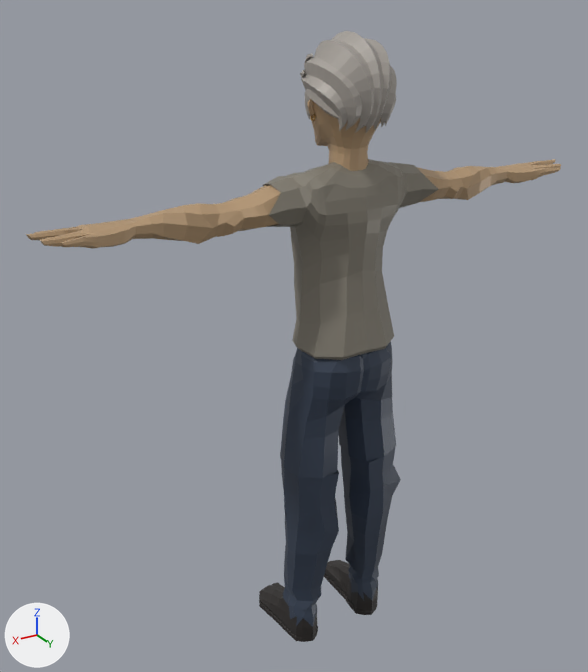
The glTF model public/cpx/models/candidates/cand2_quaternius_man_old_160.glb, before and after one commit.
One viewpoint serves both versions: a 50 mm lens placed at (1.081, 1.522, 1.725), pointed at (0.07, -0.164, 0.883). The axes (+X, +Y, +Z) are drawn at lower left. The lights are the same throughout. The first picture is the older version. Where no turn or scale is listed for an object, it has been applied to the vertices. Vertices at exactly the same position are counted once.

The first picture shows 'Beach_Body', 'Beach_Feet', 'Beach_Head', 'Beach_Legs'.
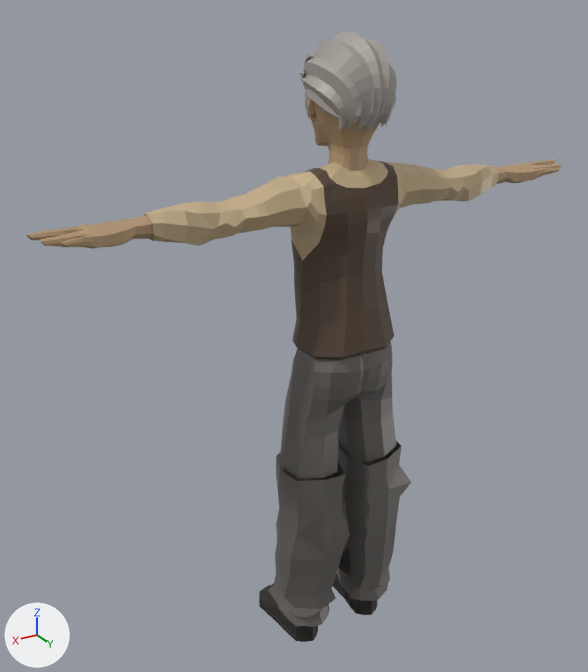
Location of each change, (x1, y1, x2, y2) in pixels of the pictures (588 x 672 px; the box of a moved part takes in the faces that stretch with it):
'Beach_Body', recoloured, reshaped (grey to brown): (26, 159, 561, 360) in both
'Beach_Legs', recoloured, reshaped (dark blue to dark grey, 13% wider): before (280, 341, 401, 601); after (274, 341, 411, 609)
'Beach_Feet', reshaped: before (259, 560, 379, 642); after (259, 568, 390, 642)
part 1 of me_beach_feet, moved or reshaped: before (348, 564, 379, 600); after (337, 568, 390, 601)
part 2 of me_beach_feet, moved or reshaped: before (283, 588, 320, 627); after (268, 586, 330, 627)
part 3 of me_beach_legs, moved or reshaped: before (281, 446, 401, 601); after (274, 436, 411, 609)
part 4 of me_beach_body, added (beige): after (415, 164, 499, 204)
part 5 of me_beach_body, added (beige): after (144, 184, 288, 246)

What changed in the scene script:
```text
Change mat_pants:
    mat_pants.base_color: (0.0423, 0.0595, 0.0953) -> (0.156, 0.144, 0.133)  # dark blue #3a4557 -> dark grey #6e6a66
Change mat_lightbrown:
    mat_lightbrown.base_color: (0.244, 0.223, 0.182) -> (0.102, 0.0685, 0.0452)  # grey #878276 -> brown #5a4a3c
Change mat_shirt:
    mat_shirt.base_color: (0.244, 0.223, 0.182) -> (0.597, 0.462, 0.275)  # grey #878276 -> beige #cbb58f
Add mat_shirtsleeve:
    mat_shirtsleeve = principled_material('ShirtSleeve')
    mat_shirtsleeve.base_color = (0.597, 0.462, 0.275)  # beige #cbb58f
    mat_shirtsleeve.metallic = 0.15
    mat_shirtsleeve.roughness = 0.45
Change me_beach_feet:
    used by ob_beach_feet; location = (0.0, 0.0, 0.0)
    remove me_beach_feet.from_pydata(...)  # 370 vertices, 678 faces; spans x -0.167..0.167, y -0.252..-0.002, z -0.005..0.142
    add me_beach_feet.from_pydata(...)  # 370 vertices, 678 faces; spans x -0.185..0.185, y -0.252..0.035, z -0.005..0.142
    me_beach_feet part 1: 41 of 370 vertices moved; they spanned x -0.154..-0.062, y -0.118..-0.003, z 0.075..0.142 and now span x -0.185..-0.029, y -0.169..0.035, z 0.075..0.142; mean shift (0.0, 0.0, 0.0); largest move (-0.138, -0.116, 0.087) -> (-0.159, -0.165, 0.087)
    me_beach_feet part 2: 41 of 370 vertices moved; they spanned x 0.062..0.154, y -0.118..-0.003, z 0.075..0.142 and now span x 0.029..0.185, y -0.169..0.035, z 0.075..0.142; mean shift (0.0, 0.0, 0.0); largest move (0.138, -0.116, 0.087) -> (0.159, -0.165, 0.087)
Change me_beach_legs:
    used by ob_beach_legs; location = (0.0, 0.0, 0.0)
    remove me_beach_legs.from_pydata(...)  # 435 vertices, 830 faces; spans x -0.171..0.171, y -0.15..0.06, z 0.137..0.909
    add me_beach_legs.from_pydata(...)  # 435 vertices, 830 faces; spans x -0.191..0.191, y -0.151..0.066, z 0.137..0.909
    me_beach_legs part 3: 156 of 435 vertices moved; they spanned x -0.171..0.171, y -0.135..0.038, z 0.137..0.57 and now span x -0.191..0.191, y -0.151..0.066, z 0.137..0.57; mean shift (0.0, 0.0, 0.0); largest move (0.069, -0.015, 0.138) -> (0.041, 0.018, 0.138)
Change me_beach_body:
    used by ob_beach_body; location = (0.0, 0.0, 0.0)
    remove me_beach_body.from_pydata(...)  # 1951 vertices, 3828 faces; spans x -0.734..0.734, y -0.171..0.063, z 0.891..1.356
    add me_beach_body.from_pydata(...)  # 2445 vertices, 4784 faces; spans x -0.734..0.734, y -0.171..0.063, z 0.891..1.356
    me_beach_body part 4: a new loose piece of 247 vertices spanning x -0.488..-0.189, y -0.108..0.012, z 1.207..1.323, in mat_shirtsleeve (beige #cbb58f)
    me_beach_body part 5: a new loose piece of 247 vertices spanning x 0.189..0.488, y -0.108..0.012, z 1.207..1.323, in mat_shirtsleeve (beige #cbb58f)
    add me_beach_body.materials.append(mat_shirtsleeve)  # beige #cbb58f
```
